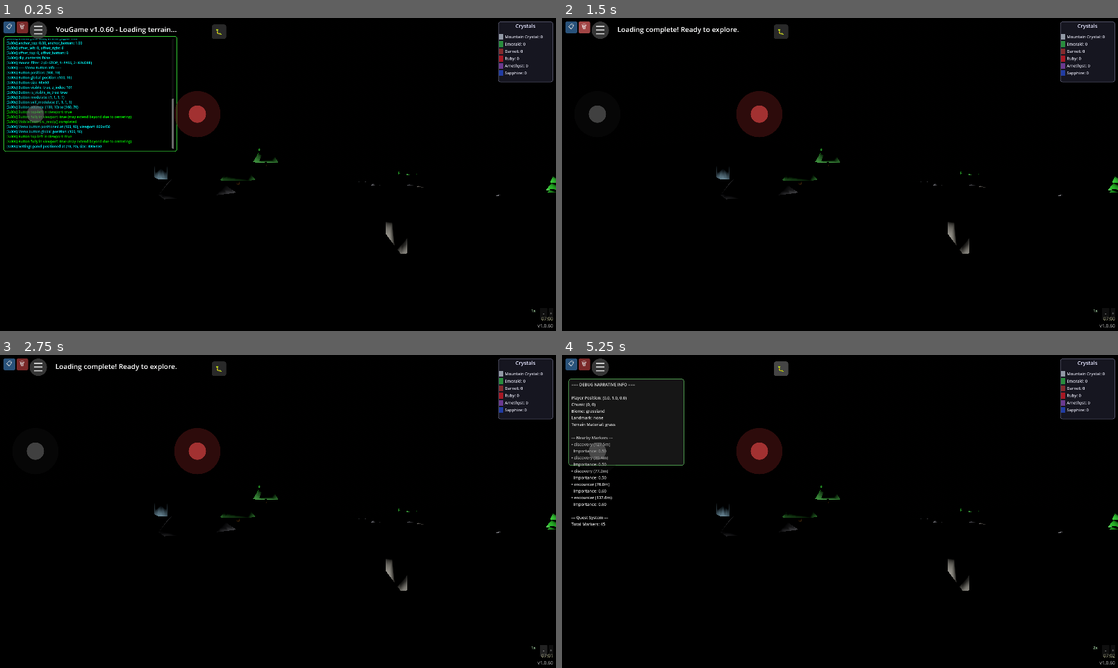
Above: before the commit, frames 1-4 (two rows, left to right).
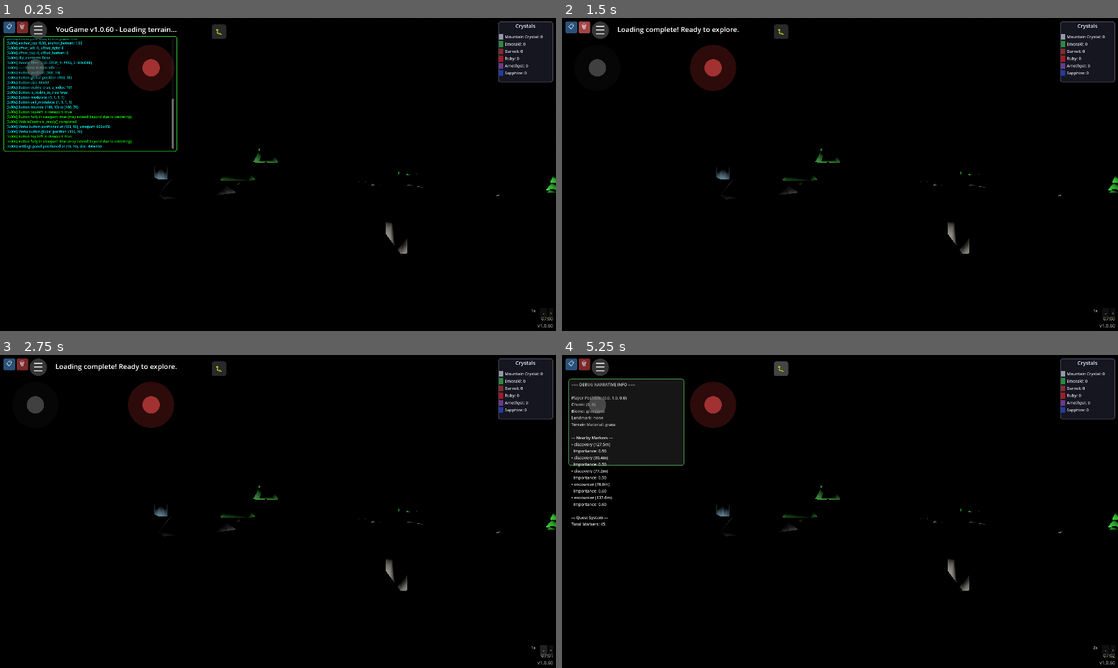
Above: after the commit, the same moments.

Repository: felix-dieterle/YouGame_godot4_public
Game: Godot game, scene res://scenes/main.tscn
The game is run twice, just before and just after one commit, with the same random seed, the same clock (stepped at 60 frames per second) and the same inputs.
Inputs:
- Up to frame 1 (0.25 s): no input
- Up to frame 2 (1.5 s): click "📋" at 0.5 s; click "🗑" at 1.25 s
- Up to frame 3 (2.75 s): click "-" at 2 s
- Up to frame 4 (5.25 s): click "+" at 2.75 s; click "☰" at 3.5 s; click "▶ Resume Game" at 4.25 s; click "🐛" at 5 s

The runs differ from the first frame. In frame 1, 2.5% of the frame differs, in the area x 2-40%, y 8-38%; in frame 2, 2.2%; in frame 3, 2.2%; in frame 4, 2.3%.

Commit message:
Fix joystick positioning to stay within viewport bounds
Co-authored-by: felix-dieterle <1490062+felix-dieterle@users.noreply.github.com>

Diff:
--- a/scripts/mobile_controls.gd
+++ b/scripts/mobile_controls.gd
@@ -127,11 +127,14 @@
 func _update_joystick_position() -> void:
     # Position joystick in bottom-left corner with margin
     var viewport_size = get_viewport().size
-    joystick_base.position = Vector2(joystick_margin_x, viewport_size.y - joystick_margin_y)
+    # Account for joystick size so margin is from edge to edge, not edge to top-left corner
+    # Position is top-left, so subtract the full diameter (JOYSTICK_RADIUS * 2) and add back margin
+    joystick_base.position = Vector2(joystick_margin_x, viewport_size.y - joystick_margin_y - JOYSTICK_RADIUS * 2)
 
     # Position look joystick in bottom-right corner with margin
     # Add extra margin to keep it away from version/time labels
-    look_joystick_base.position = Vector2(viewport_size.x - look_joystick_margin_x, viewport_size.y - look_joystick_margin_y)
+    # Account for joystick size so it stays within viewport bounds
+    look_joystick_base.position = Vector2(viewport_size.x - look_joystick_margin_x - JOYSTICK_RADIUS * 2, viewport_size.y - look_joystick_margin_y - JOYSTICK_RADIUS * 2)
 
     DebugLogOverlay.add_log("Joystick positions updated:", "cyan")
     DebugLogOverlay.add_log("  Movement joystick: (%.0f, %.0f)" % [joystick_base.position.x, joystick_base.position.y], "cyan")
